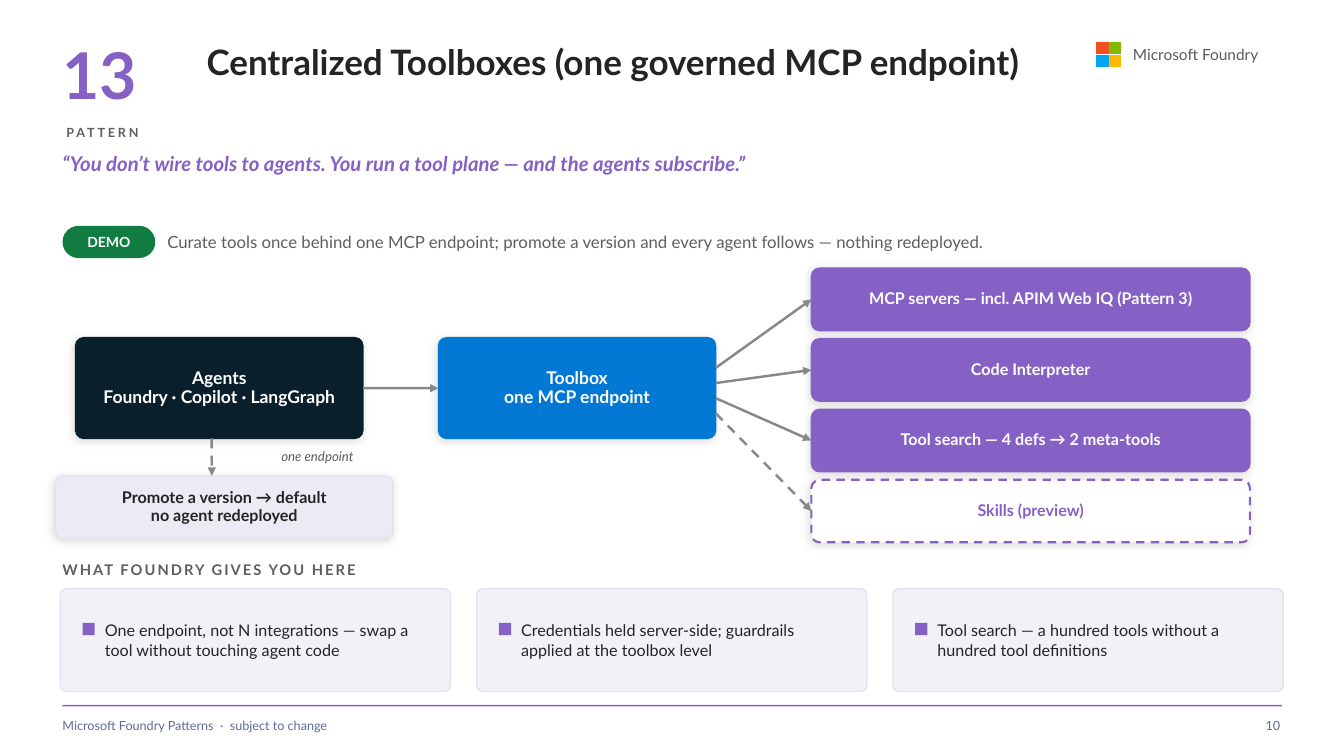
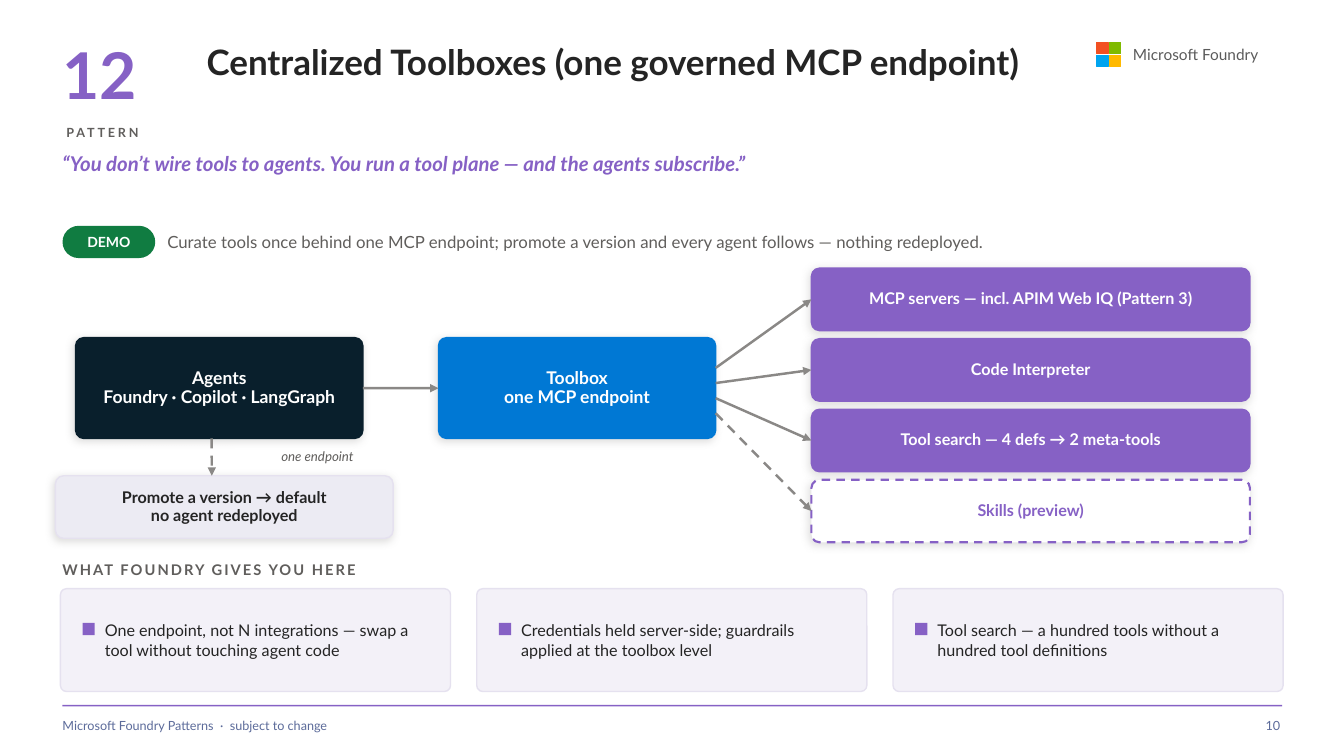
Before and after one commit to SridharArrabelly/foundry-pattern-library, a slide deck: slide 10 of foundry-patterns.pptx. Drawn at 1344x756 pixels with LibreOffice and Linux fonts; fonts in the diff are those of the drawing. Boxes give left, top, right and bottom in pixels: in the first picture for what was removed or moved away, otherwise in the second. Text is boxed around its words. In the diff, an @@ line names an element or a change of style, - is before the commit and + after.

```diff
--- a/foundry-patterns.pptx
+++ b/foundry-patterns.pptx
@@ text at [63,52,138,99]: text changed @@
-13
+12
```
Also in this commit, not shown: 2 other slides changed, 4 other files.
